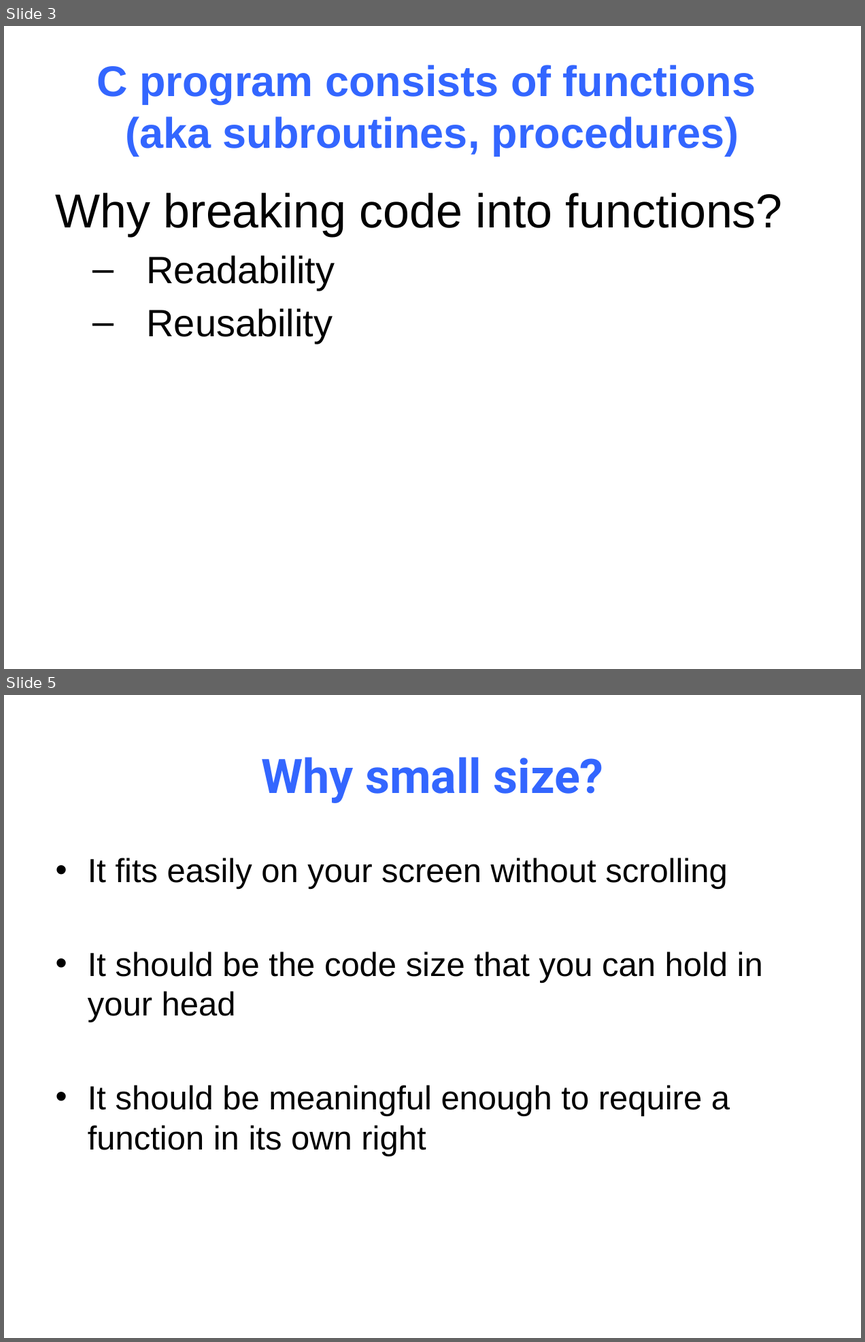
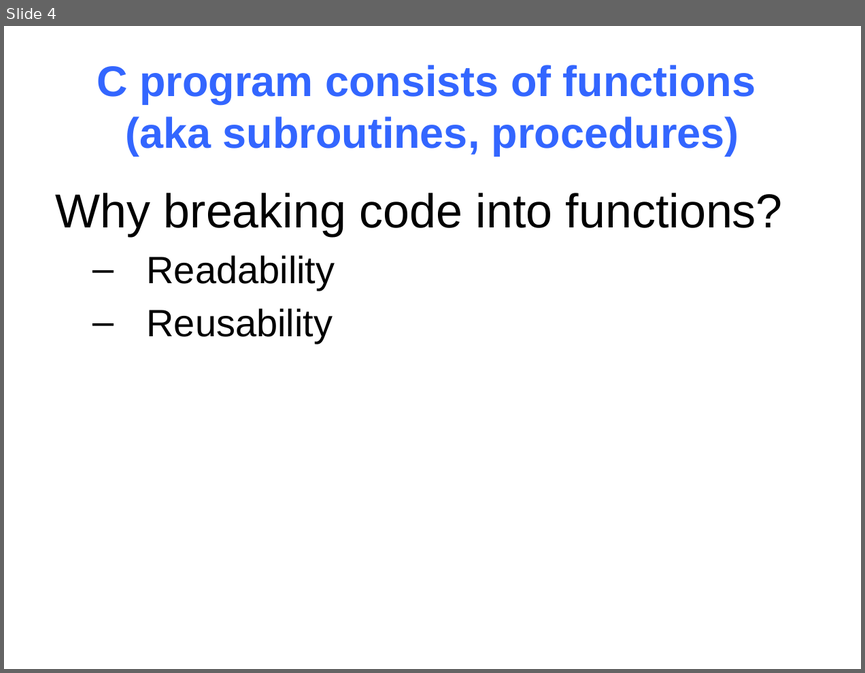
Before and after one commit to NYU-CSO/nyu-cso.github.io, a slide deck: notes/05-pointer_array.pptx. Shown one above the other, each under a label of ours: slides 3 and 5 before the commit, slide 4 after it; the slides between them are not shown. The pictures are 865x1342 and 865x673 pixels, drawn with LibreOffice and Linux fonts; fonts in the diff are those of the drawing. Boxes give left, top, right and bottom in pixels: in the first picture for what was removed or moved away, otherwise in the second. Text is boxed around its words. In the diff, an @@ line names an element or a change of style, - is before the commit and + after.

```diff
--- a/notes/05-pointer_array.pptx
+++ b/notes/05-pointer_array.pptx
@@ slide 5 removed at [4, 695, 861, 1338], background #FFFFFF @@
@@ title removed at [261, 757, 604, 803] @@
-Why small size?
@@ text removed at [88, 858, 763, 1156] @@
-• It fits easily on your screen without scrolling
-• It should be the code size that you can hold in your head
-• It should be meaningful enough to require a function in its own right
@@ what was slide 3 is now slide 4 @@
```
Also in this commit, not shown: 2 slides changed, 1 slide added, 3 other slides removed, 1 other file.
